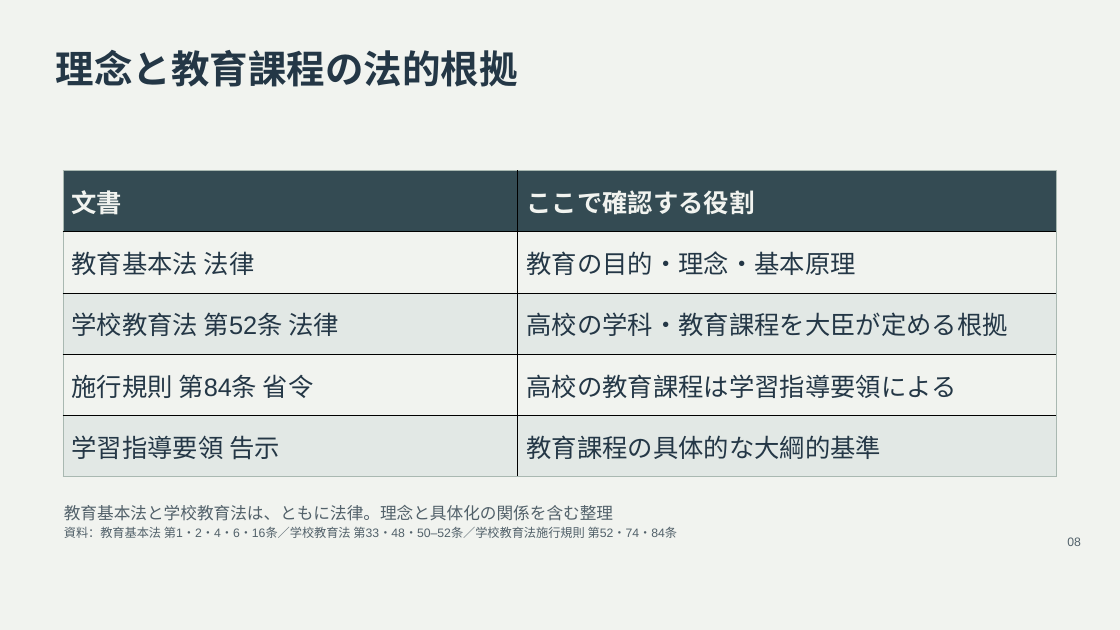
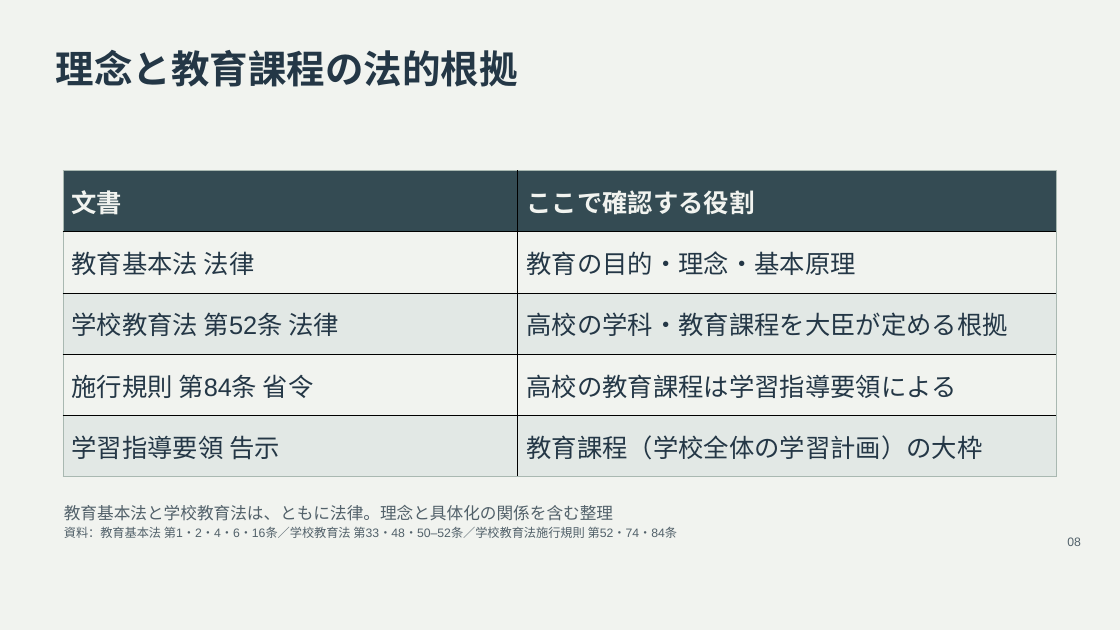
Before and after one commit to zooc-14calbp/industrial-education-i, a slide deck: slide 8 of lessons/05/slides.pptx. Drawn at 1120x630 pixels with LibreOffice and Linux fonts; fonts in the diff are those of the drawing. Boxes give left, top, right and bottom in pixels: in the first picture for what was removed or moved away, otherwise in the second. Text is boxed around its words. In the diff, an @@ line names an element or a change of style, - is before the commit and + after.

```diff
--- a/lessons/05/slides.pptx
+++ b/lessons/05/slides.pptx
@@ table at <box>63,171,1057,477</box> @@
-row 5, column 2: 教育課程の具体的な大綱的基準
+row 5, column 2: 教育課程（学校全体の学習計画）の大枠
```
Also in this commit, not shown: 5 other slides changed, 42 other files.
